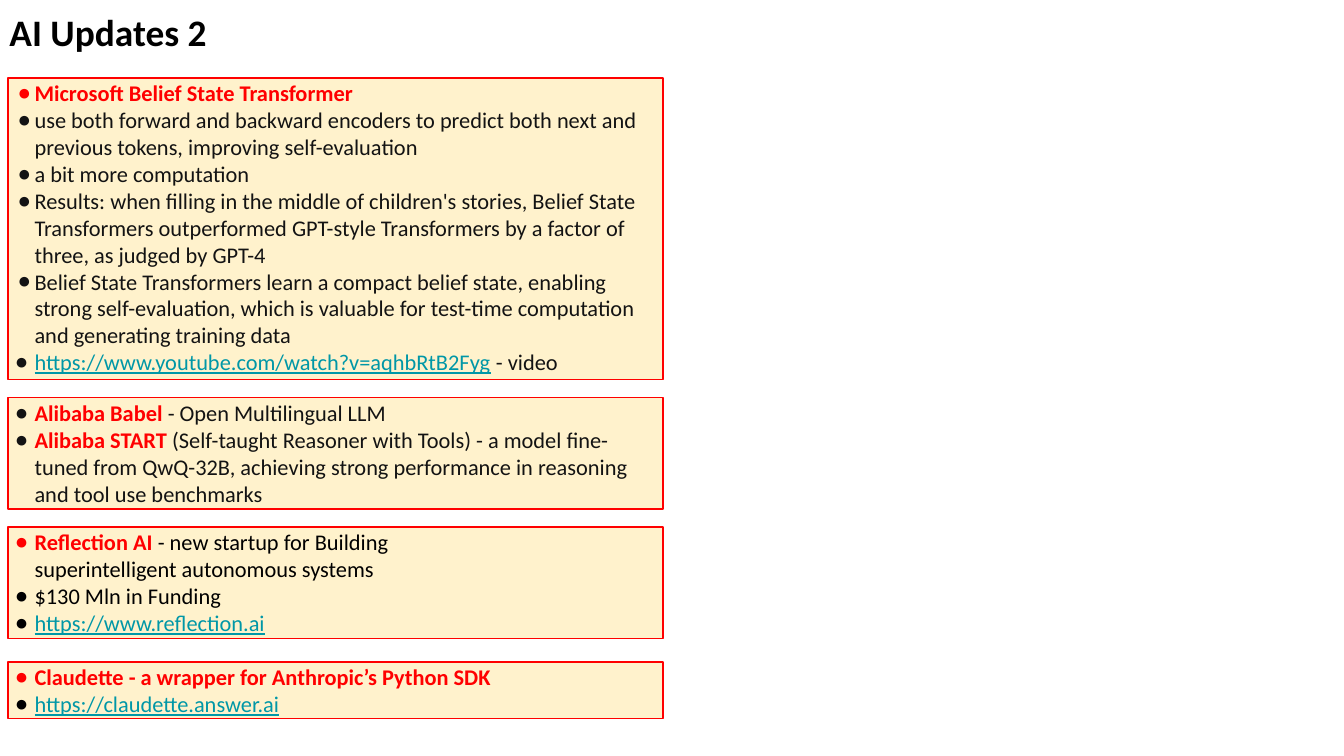
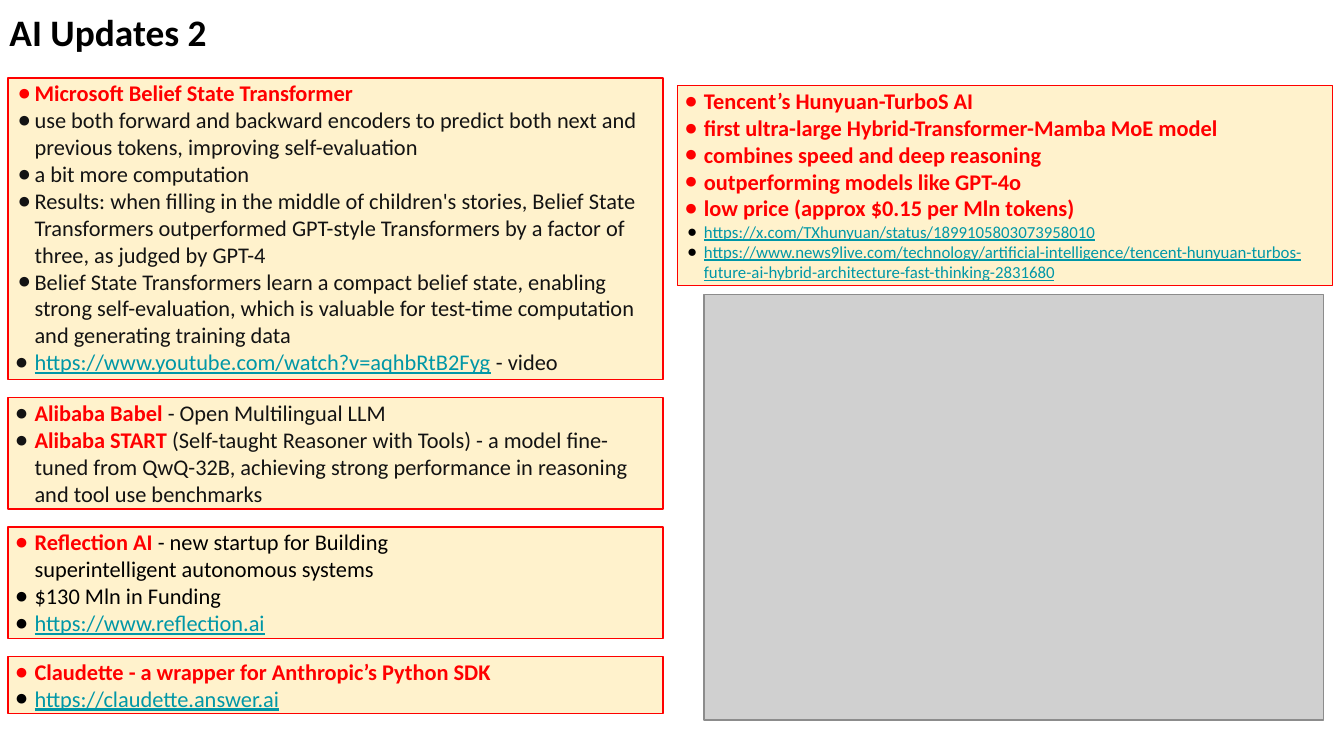
Before and after one commit to lselector/seminar, a slide deck: slide 6 of 2025/2025-03-14-AI-Updates.pptx. Drawn at 1344x756 pixels with LibreOffice and Linux fonts; fonts in the diff are those of the drawing; grey boxes stand for pictures. Boxes give left, top, right and bottom in pixels: in the first picture for what was removed or moved away, otherwise in the second. Text is boxed around its words. In the diff, an @@ line names an element or a change of style, - is before the commit and + after.

```diff
--- a/2025/2025-03-14-AI-Updates.pptx
+++ b/2025/2025-03-14-AI-Updates.pptx
@@ rectangle added at [677, 86, 1332, 285], fill #FFF2CC, outline #FF0000 0.75 pt, 9 pt, text #0097A7, underline @@
+● Tencent’s Hunyuan-TurboS AI
+● first ultra-large Hybrid-Transformer-Mamba MoE model
+● combines speed and deep reasoning
+● outperforming models like GPT-4o
+● low price (approx $0.15 per Mln tokens)
+● https://x.com/TXhunyuan/status/1899105803073958010
+● https://www.news9live.com/technology/artificial-intelligence/tencent-hunyuan-turbos-future-ai-hybrid-architecture-fast-thinking-2831680
@@ picture added at [704, 294, 1324, 720] @@
@@ rectangle "Claudette - a wrapper for ...": place and size @@
-rectangle "Claudette - a wrapper for ..." at [8, 661, 663, 718]
+rectangle "Claudette - a wrapper for ..." at [8, 657, 663, 714]
```
Also in this commit, not shown: 3 other slides changed.
